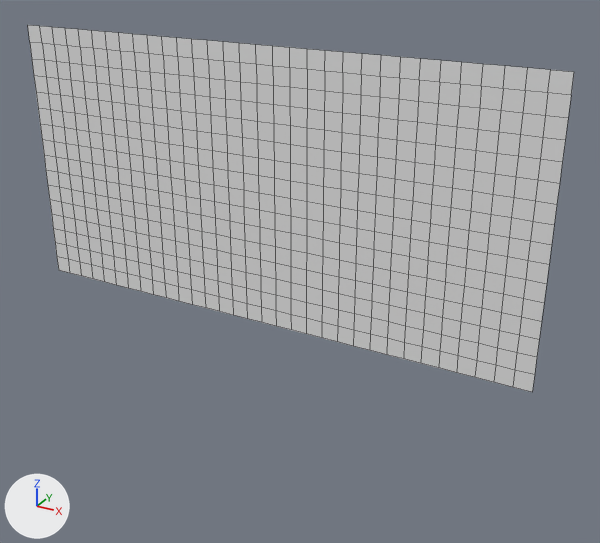
The OBJ model Microgue/Assets/Tiled2Unity/Meshes/new_1.obj: old version first, new version second.
The view is the same before and after, from a camera (50 mm lens) standing at (2.28, -11.94, 2.08) and looking at (-4.44, 0.28, -4.03). The lights are fixed; the arrows at lower left show +X, +Y and +Z. Mesh edges are drawn as thin lines. Where no turn or scale is listed for an object, it has been applied to the vertices.

In view in the first picture: 'new_1'.
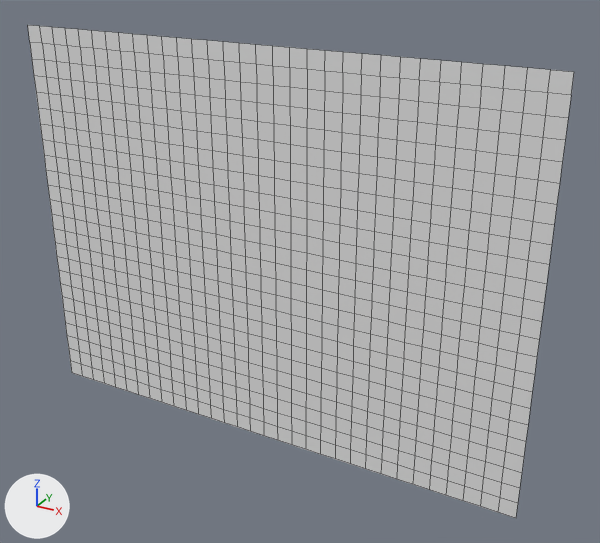
Where the change shows, as pixel boxes (x1, y1, x2, y2) in the pictures (600 x 543 px):
'new_1', reshaped (34% taller): before (28, 25, 574, 392); after (28, 25, 574, 518)
part 1 of me_new_1, added: after (59, 270, 532, 518)

Diff of the bpy script that builds the scene:
```diff
--- a/Microgue/Assets/Tiled2Unity/Meshes/new_1.obj.py
+++ b/Microgue/Assets/Tiled2Unity/Meshes/new_1.obj.py
@@ me_new_1 @@
 # used by ob_new_1; location = (0.0, 0.0, 0.0)
-me_new_1.from_pydata(...)  # 561 vertices, 512 faces; spans x -10.24..0.0, y 0.0, z -5.12..0.0
+me_new_1.from_pydata(...)  # 825 vertices, 768 faces; spans x -10.24..0.0, y 0.0, z -7.68..0.0
+# me_new_1 part 1
+# 33 new vertices lie (0.0, 0.0, -0.32) away from vertices in x -10.24..0.0, y 0.0, z -5.12
+# 33 new vertices lie (0.0, 0.0, -0.32) away from vertices in x -10.24..0.0, y 0.0, z -5.44
+# 33 new vertices lie (0.0, 0.0, -0.32) away from vertices in x -10.24..0.0, y 0.0, z -5.76
+# 33 new vertices lie (0.0, 0.0, -0.32) away from vertices in x -10.24..0.0, y 0.0, z -6.08
+# 33 new vertices lie (0.0, 0.0, -0.32) away from vertices in x -10.24..0.0, y 0.0, z -6.4
+# 33 new vertices lie (0.0, 0.0, -0.32) away from vertices in x -10.24..0.0, y 0.0, z -6.72
+# 33 new vertices lie (0.0, 0.0, -0.32) away from vertices in x -10.24..0.0, y 0.0, z -7.04
+# 33 new vertices lie (0.0, 0.0, -0.32) away from vertices in x -10.24..0.0, y 0.0, z -7.36
+# 256 new faces join them
```
